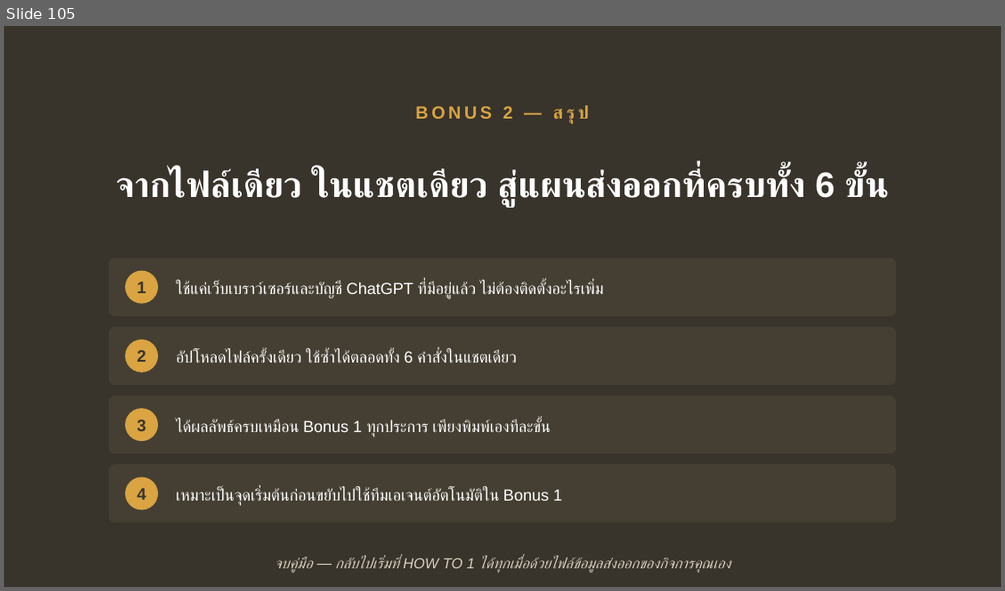
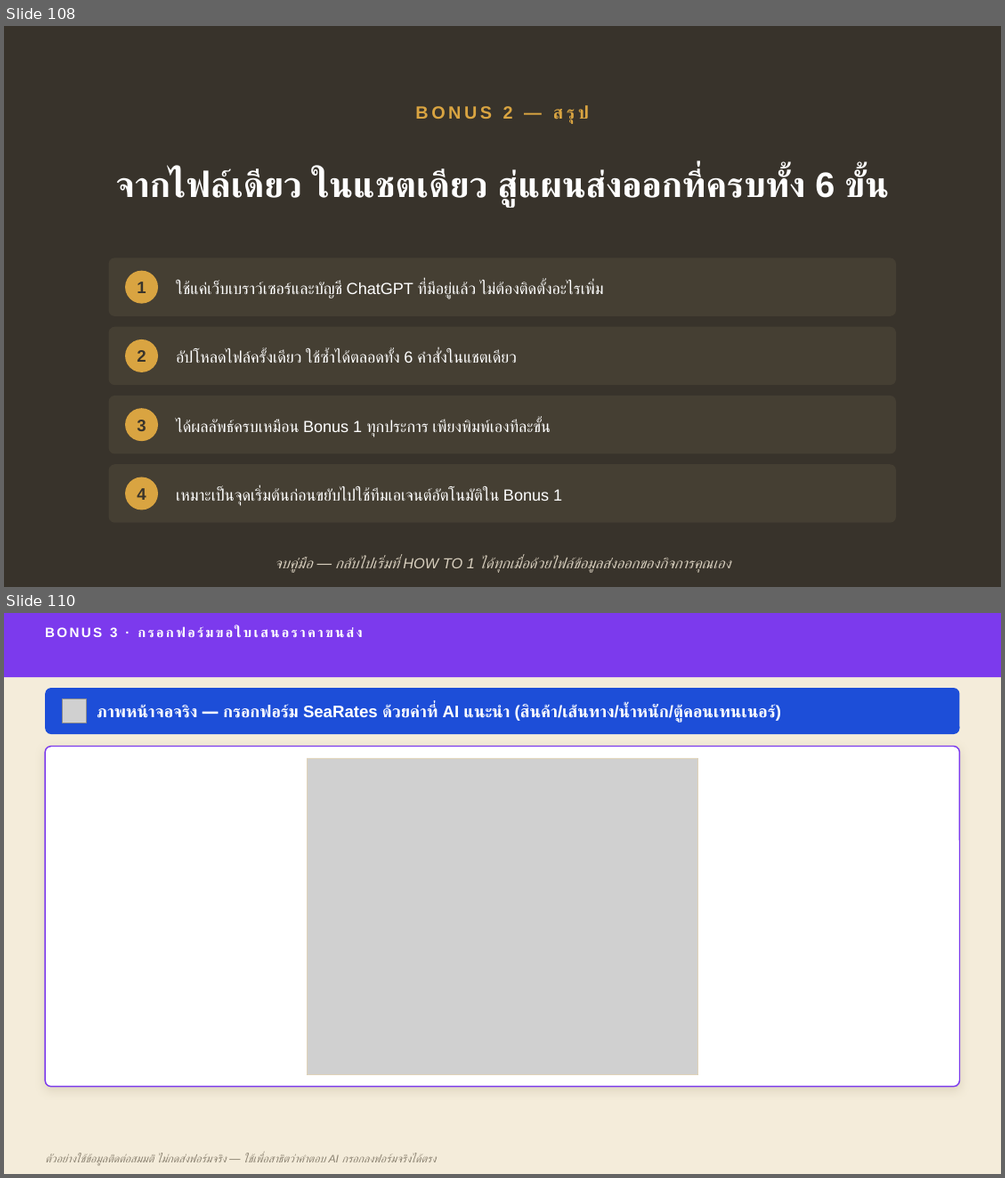
Before and after one commit to skunpoj/krungsri, a slide deck: deck/out3.pptx. Shown one above the other, each under a label of ours: slide 105 before the commit, slides 108 and 110 after it; the slides between them are not shown. The pictures are 1005x591 and 1005x1178 pixels, drawn with LibreOffice and Linux fonts; fonts in the diff are those of the drawing; grey boxes stand for pictures. Boxes give left, top, right and bottom in pixels: in the first picture for what was removed or moved away, otherwise in the second. Text is boxed around its words. In the diff, an @@ line names an element or a change of style, - is before the commit and + after.

```diff
--- a/deck/out3.pptx
+++ b/deck/out3.pptx
@@ slide 110 added at [4,613,1001,1174], background #F4ECDA @@
@@ rectangle added at [4,613,1001,677], fill #7C3AED @@
@@ text added at [110,627,363,637], 13 pt, text #FFFFFF, bold @@
+BONUS 3 · กรอกฟอร์มขอใบเสนอราคาขนส่ง
@@ rounded rectangle added at [45,688,960,734], fill #1D4ED8 @@
@@ picture added at [63,699,86,723] @@
@@ text added at [97,705,781,722], 16 pt, text #FFFFFF, bold @@
+ภาพหน้าจอจริง — กรอกฟอร์ม SeaRates ด้วยค่าที่ AI แนะนำ (สินค้า/เส้นทาง/น้ำหนัก/ตู้คอนเทนเนอร์)
@@ rounded rectangle added at [45,747,960,1086], fill #FFFFFF, outline #7C3AED 1.25 pt @@
@@ picture added at [307,758,698,1074] @@
@@ rectangle added at [307,758,698,1074], outline #E0D3B8 0.75 pt @@
@@ text added at [45,1153,436,1166], 10.5 pt, text #8A8170, italic @@
+ตัวอย่างใช้ข้อมูลติดต่อสมมติ ไม่กดส่งฟอร์มจริง — ใช้เพื่อสาธิตว่าคำตอบ AI กรอกลงฟอร์มจริงได้ตรง
@@ what was slide 105 is now slide 108 @@
```
Also in this commit, not shown: 2 slides changed, 6 other slides added, 6 other files.
